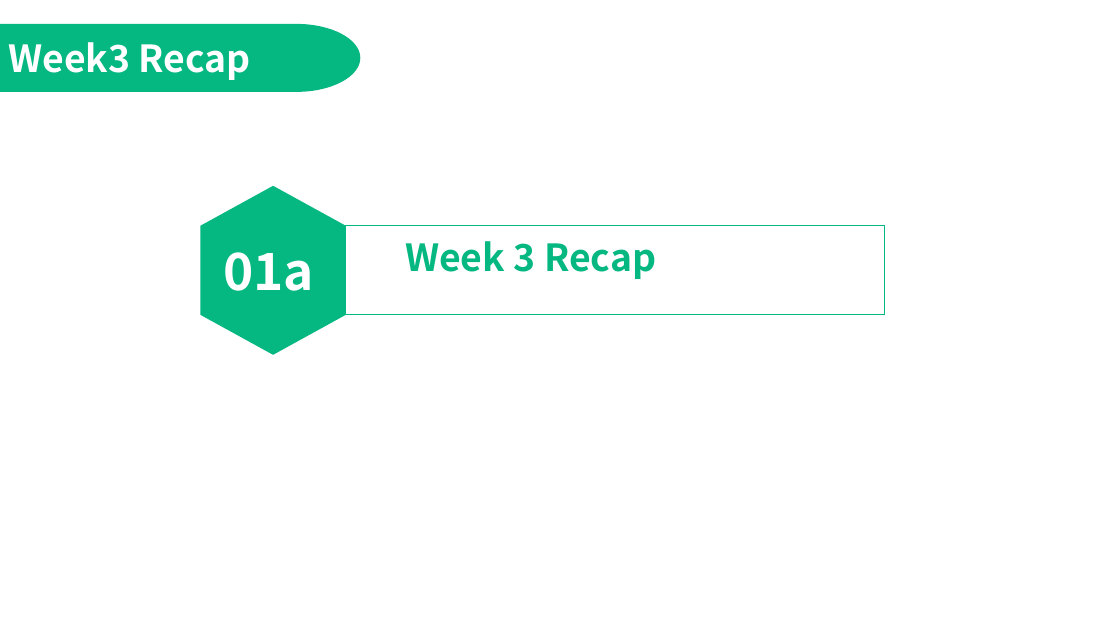
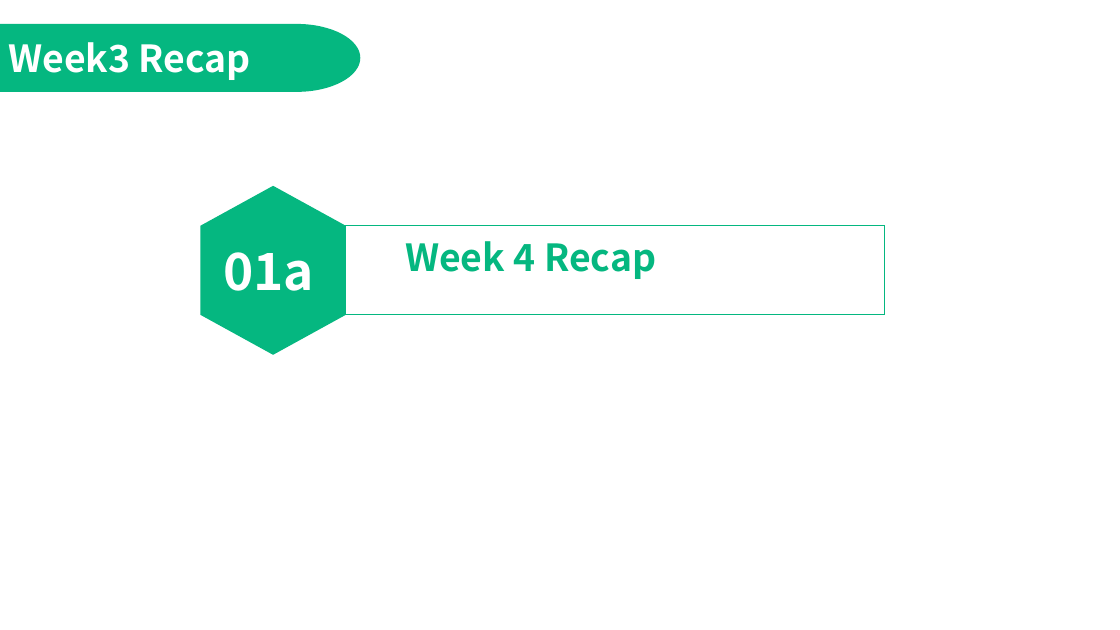
Before and after one commit to jimmyyih518/DSA2022Fall, a slide deck: slide 3 of week5/week5_slides.pptx. Drawn at 1120x630 pixels with LibreOffice and Linux fonts; fonts in the diff are those of the drawing. Boxes give left, top, right and bottom in pixels: in the first picture for what was removed or moved away, otherwise in the second. Text is boxed around its words. In the diff, an @@ line names an element or a change of style, - is before the commit and + after.

Commit message:
updated week5

```diff
--- a/week5/week5_slides.pptx
+++ b/week5/week5_slides.pptx
@@ text at bbox=[405, 241, 656, 279]: text changed @@
-Week 3 Recap
+Week 4 Recap
```
Also in this commit, not shown: 8 other slides changed, 1 slide added, 1 slide removed, 2 other files.
